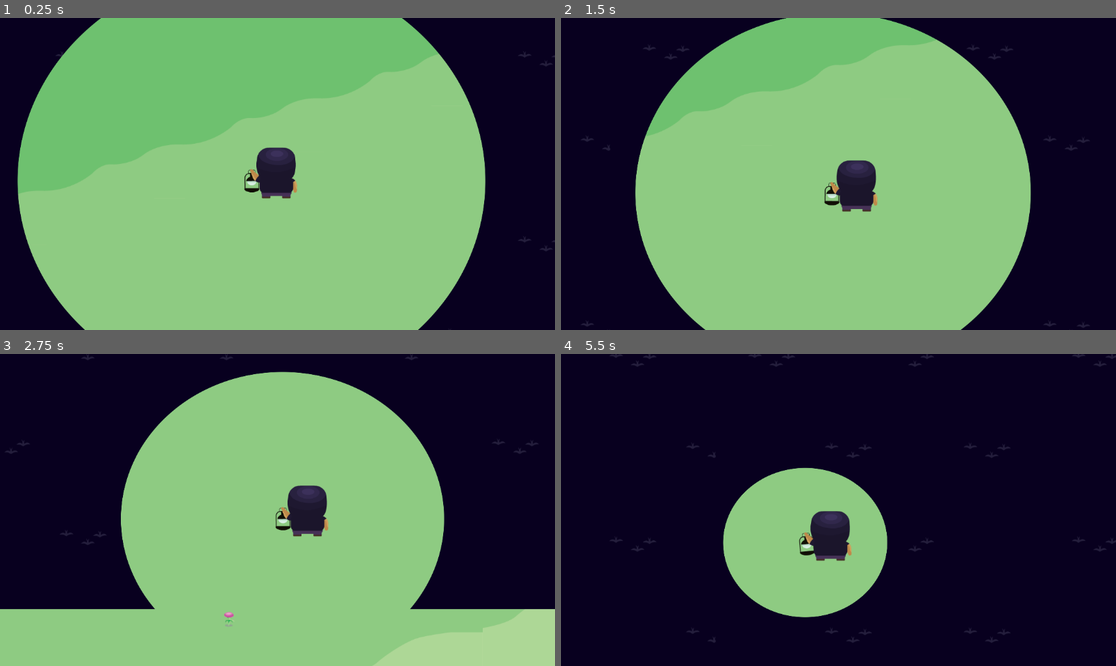
Above: before the commit, frames 1-4 (two rows, left to right).
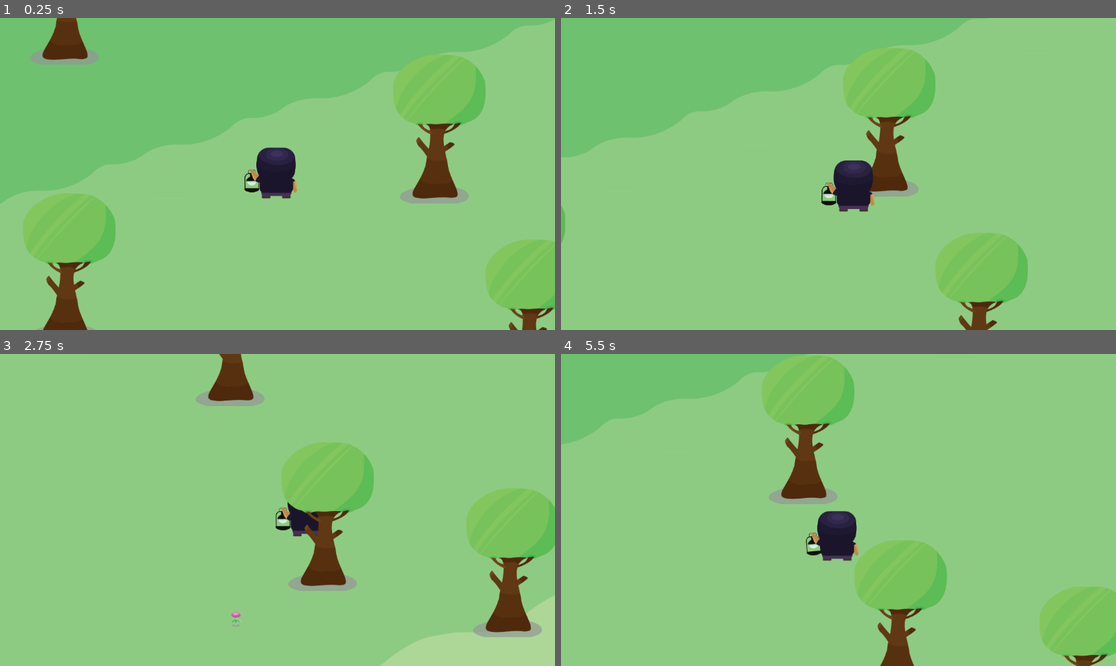
Above: after the commit, the same moments.

Repository: LuckyDog-Studios/LanternLighter
Game: Godot game, scene res://scenes/game.tscn
Two runs of this game, one before a commit and one after it. Both use one fixed random seed, a clock stepped at 60 frames per second and the inputs below.
Inputs:
- Up to frame 1 (0.25 s): no input
- Up to frame 2 (1.5 s): hold D (RIGHT) 0.53-1.28 s; hold S (DOWN) from 1.28 s (still down)
- Up to frame 3 (2.75 s): release S (DOWN) at 2.03 s; hold D (RIGHT) from 2.03 s (still down)
- Up to frame 4 (5.5 s): release D (RIGHT) at 2.78 s; hold W (UP) 2.78-3.53 s; hold A (LEFT) 3.53-5.03 s; hold S (DOWN) from 5.03 s (still down)

The runs differ from the first frame. In frame 1, 32% of the frame differs, in the area x 0-100%, y 0-100%; in frame 2, 48%; in frame 3, 51%; in frame 4, 91%.

Commit message:
additions
tree and ysort added

Diff:
--- a/scenes/character.tscn
+++ b/scenes/character.tscn
@@ -238,12 +238,15 @@
 }]
 
 [sub_resource type="CircleShape2D" id="CircleShape2D_pp6u6"]
-radius = 64.2806
+radius = 44.0114
 
 [node name="Character" type="CharacterBody2D"]
+y_sort_enabled = true
+collision_layer = 2
 script = ExtResource("1_ysnyn")
 
 [node name="LitAnimatedSprite" type="AnimatedSprite2D" parent="."]
+z_as_relative = false
 position = Vector2(-20, -73)
 sprite_frames = SubResource("SpriteFrames_1l1ww")
 animation = &"idle"
@@ -251,6 +254,7 @@
 frame_progress = 0.475856
 
 [node name="DarknAnimatedSprite" type="AnimatedSprite2D" parent="."]
+visible = false
 light_mask = 2
 z_index = 3
 z_as_relative = false
@@ -261,7 +265,7 @@
 frame_progress = 0.77834
 
 [node name="CollisionShape2D" type="CollisionShape2D" parent="."]
-position = Vector2(0, -66)
+position = Vector2(0, -42)
 shape = SubResource("CircleShape2D_pp6u6")
 
 [node name="Camera2D" type="Camera2D" parent="."]
--- a/scenes/game.tscn
+++ b/scenes/game.tscn
@@ -1,8 +1,8 @@
 [gd_scene load_steps=17 format=3 uid="uid://cpirtwkhpre2v"]
 
-[ext_resource type="Texture2D" uid="uid://fkag8mlpburq" path="res://assets/sprites/ground asset.png" id="1_6jswi"]
 [ext_resource type="Script" path="res://scripts/game.gd" id="1_8d56f"]
 [ext_resource type="PackedScene" uid="uid://ceu6im883dfb2" path="res://scenes/character.tscn" id="1_rxid2"]
+[ext_resource type="Texture2D" uid="uid://ilas7ibse34u" path="res://assets/sprites/tree asset.png" id="2_xrcba"]
 [ext_resource type="Texture2D" uid="uid://bsalct2fk6ac5" path="res://assets/sprites/ground asset halfsize.png" id="3_d1t7b"]
 [ext_resource type="Texture2D" uid="uid://b3x2gk8wi5gld" path="res://assets/sprites/darkness overlay-sheet.png" id="3_h86yj"]
 
@@ -21,40 +21,31 @@
 [sub_resource type="TileMapPattern" id="TileMapPattern_228fd"]
 tile_data = PackedInt32Array(0, 2, 0, 4, 2, 0, 8, 2, 0, 12, 2, 0, 15, 2, 0, 18, 2, 0, 22, 2, 0, 26, 2, 0, 30, 2, 0)
 
-[sub_resource type="TileSetAtlasSource" id="TileSetAtlasSource_uyeas"]
-texture = ExtResource("1_6jswi")
-texture_region_size = Vector2i(256, 256)
-0:3/0 = 0
-1:3/0 = 0
-2:3/0 = 0
-3:3/0 = 0
-4:3/0 = 0
-4:2/0 = 0
-3:2/0 = 0
-2:2/0 = 0
-1:2/0 = 0
-0:2/0 = 0
-2:1/0 = 0
-3:1/0 = 0
-4:1/0 = 0
-0:1/0 = 0
-1:1/0 = 0
-1:0/0 = 0
-0:0/0 = 0
-
 [sub_resource type="TileSetAtlasSource" id="TileSetAtlasSource_uohkc"]
 texture = ExtResource("3_h86yj")
 texture_region_size = Vector2i(64, 64)
 0:0/size_in_atlas = Vector2i(8, 8)
 0:0/0 = 0
 
+[sub_resource type="TileSetAtlasSource" id="TileSetAtlasSource_86nd2"]
+texture = ExtResource("2_xrcba")
+texture_region_size = Vector2i(256, 412)
+0:0/0 = 0
+0:0/0/y_sort_origin = 100
+0:0/0/physics_layer_0/polygon_0/points = PackedVector2Array(28, 128, 40, 154, -58, 152, -48, 128)
+
 [sub_resource type="TileSetAtlasSource" id="TileSetAtlasSource_7td6i"]
 texture = ExtResource("3_d1t7b")
 texture_region_size = Vector2i(128, 128)
 0:0/0 = 0
+0:0/0/y_sort_origin = -27
 1:0/0 = 0
+1:0/0/y_sort_origin = -30
 0:1/0 = 0
+0:1/0/y_sort_origin = -60
 1:1/0 = 0
+1:1/0/y_sort_origin = -60
+1:1/0/physics_layer_0/polygon_0/points = PackedVector2Array(28, 128, 40, 154, -58, 152, -48, 128)
 2:1/0 = 0
 3:1/0 = 0
 4:1/0 = 0
@@ -71,9 +62,11 @@
 
 [sub_resource type="TileSet" id="TileSet_uynpl"]
 tile_size = Vector2i(128, 128)
+physics_layer_0/collision_layer = 1
+physics_layer_0/collision_mask = 2
 sources/2 = SubResource("TileSetAtlasSource_uohkc")
-sources/0 = SubResource("TileSetAtlasSource_uyeas")
 sources/4 = SubResource("TileSetAtlasSource_7td6i")
+sources/3 = SubResource("TileSetAtlasSource_86nd2")
 pattern_0 = SubResource("TileMapPattern_3onoe")
 pattern_1 = SubResource("TileMapPattern_410of")
 pattern_2 = SubResource("TileMapPattern_y8gf1")
@@ -87,22 +80,25 @@
 normal = Vector2(-1, 0)
 
 [node name="Game" type="Node2D"]
+y_sort_enabled = true
 
 [node name="TileMap" type="TileMap" parent="."]
+y_sort_enabled = true
 tile_set = SubResource("TileSet_uynpl")
 format = 2
 layer_0/name = "Darkness"
+layer_0/enabled = false
 layer_0/z_index = 2
 layer_0/tile_data = PackedInt32Array(196592, 2, 0, 196596, 2, 0, 196600, 2, 0, 196604, 2, 0, 196607, 2, 0, 131074, 2, 0 …(1442 unchanged characters)…
 layer_1/name = "Foreground"
-layer_1/tile_data = PackedInt32Array(-458766, 4, 1, 655347, 65540, 1, -393227, 65540, 1, 655349, 4, 0, -2097161, 65540, 0, -393225, 65540, 0, -1572872, 4, 1, -720904, 65540, 0, -458759, 4, 1, -2031622, 65540, 0, -262148, 65540, 0, 458750, 65540, 1, 262147, 65540, 0, 524291, 65540, 0, -1441785, 4, 1, 655367, 4, 0, -1638390, 4, 1, 65548, 4, 1)
+layer_1/y_sort_enabled = true
+layer_1/tile_data = PackedInt32Array(-458766, 4, 1, 655347, 65540, 1, -393227, 65540, 1, 655349, 4, 0, -2097161, 65540, 0, -393225, 65540, 0, -1572872, 4, 1, -720904, 65540, 0, -458759, 4, 1, -2031622, 65540, 0, -262148, 65540, 0, 458750, 65540, 1, 262147, 65540, 0, 524291, 65540, 0, -1441785, 4, 1, 655367, 4, 0, -1638390, 4, 1, 65548, 4, 1, -196622, 3, 0, -131080, 3, 0, -262149, 3, 0, 131067, 3, 0, -589825, 3, 0, -131069, 3, 0, -786427, 3, 0, 131077, 3, 0, 196617, 3, 0, -393205, 3, 0, 458739, 3, 0, 655351, 3, 0, -1572853, 3, 0, -1048565, 3, 0, -1376269, 3, 0, -1441801, 3, 0, -1114114, 3, 0, -851978, 3, 0, -2031623, 3, 0, -2031616, 3, 0, -1900539, 3, 0, -1769466, 3, 0, -1507330, 3, 0, -524286, 4, 0, -458750, 4, 1, -524285, 65540, 0, -458749, 65540, 1)
 layer_2/name = "Ground"
 layer_2/z_index = -1
 layer_2/tile_data = PackedInt32Array(196594, 65540, 2, 131059, 131076, 1, 196595, 131076, 2, 131060, 196612, 1, 196596, …(26482 unchanged characters)…
 script = ExtResource("1_8d56f")
 
 [node name="Character" parent="." instance=ExtResource("1_rxid2")]
-collision_layer = 2
 
 [node name="Borders" type="Node2D" parent="."]
 
--- a/scripts/game.gd
+++ b/scripts/game.gd
@@ -13,11 +13,6 @@
 	# Update the shader parameter for all cached materials
 	for tile_key in material_cache.keys():
 		var material = material_cache[tile_key]
-		#testing...
-		if material.get_shader_parameter("light_radius") <= 10:
-			character_animated_sprite_lit.visible = false
-		else:
-			character_animated_sprite_lit.visible = true
 
 		#for shader
 		if material:
Binary file added: assets/sprites/tree asset.png
Not shown, added: assets/sprites/tree asset.png.import
